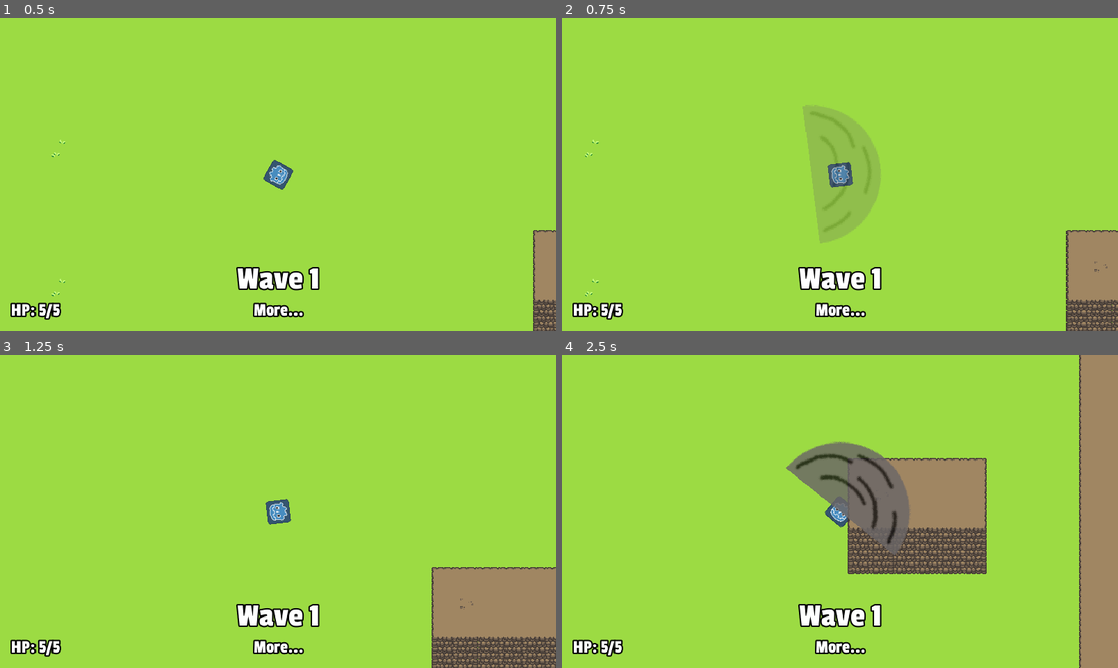
Above: before the commit, frames 1-4 (two rows, left to right).
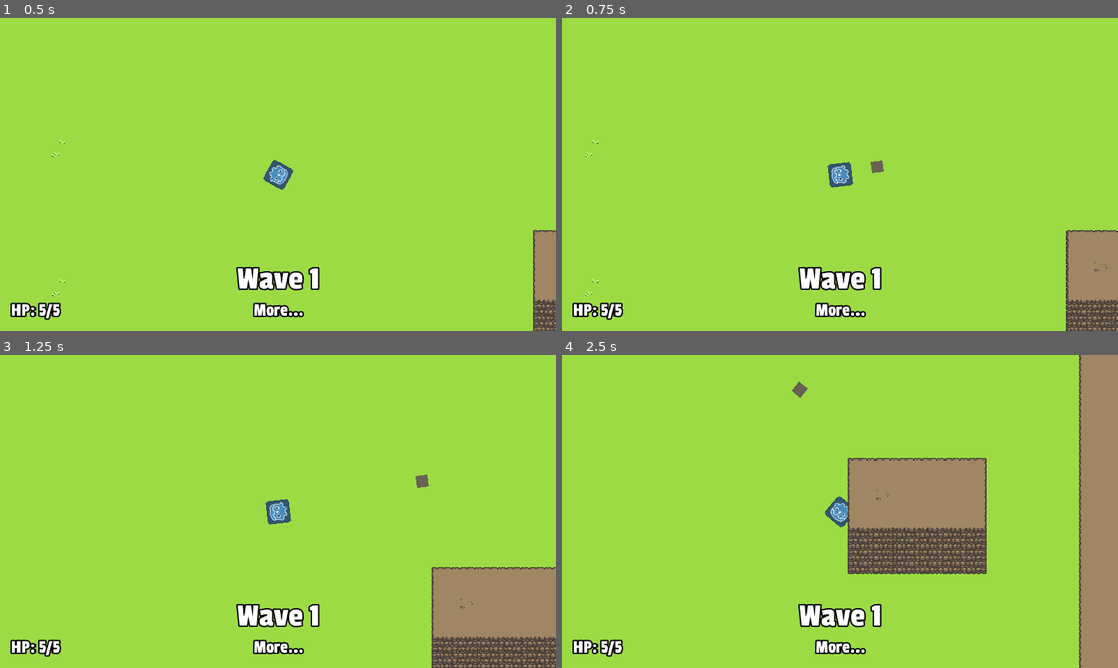
Above: after the commit, the same moments.

Repository: stuson/go-godot-4-game-jam
Game: Godot game, scene res://stages/Level.tscn
Same seed, same stepped clock (60 frames per second), same inputs: the game is played once before the commit and once after it.
Inputs (mouse positions are in pixels of both pictures, inside the frame that each line leads up to):
- Up to frame 1 (0.5 s): no input
- Up to frame 2 (0.75 s): tap Enter at 0.5 s; move the mouse to (962, 158) at 0.52 s; press the mouse at (962, 158) at 0.53 s; hold D (move_right) from 0.53 s (still down)
- Up to frame 3 (1.25 s): keep holding D (move_right)
- Up to frame 4 (2.5 s): move the mouse to (728, 527) at 1.27 s; release D (move_right) at 1.28 s; release the mouse at (728, 527) at 1.28 s; hold S (move_down) 1.28-2.03 s; click (728, 527) at 1.35 s; move the mouse to (895, 442) at 2.02 s; press the mouse at (895, 442) at 2.03 s; hold D (move_right) from 2.03 s (still down); tap Space (roll) at 2.1 s

Frame 1 is identical in both runs. In frame 2, 4.1% of the frame differs, in the area x 43-58%, y 27-72%; in frame 3, less than 0.1%; in frame 4, 4.3%, in the area x 40-63%, y 8-64%.

Commit message:
git commit

Diff:
--- a/characters/enemies/DeathExplosion.tscn
+++ b/characters/enemies/DeathExplosion.tscn
@@ -69,6 +69,7 @@
 script = ExtResource( 2 )
 
 [node name="Area2D" type="Area2D" parent="."]
+scale = Vector2( 1e-05, 1e-05 )
 collision_layer = 0
 collision_mask = 4
 
@@ -81,6 +82,7 @@
 
 [node name="Sprite" type="Sprite" parent="."]
 material = SubResource( 5 )
+scale = Vector2( 1e-05, 1e-05 )
 texture = ExtResource( 1 )
 
 [connection signal="animation_finished" from="AnimationPlayer" to="." method="_on_AnimationPlayer_animation_finished"]
--- a/stages/Level.tscn
+++ b/stages/Level.tscn
@@ -13,7 +13,7 @@
 [ext_resource path="res://stages/Camera2D.gd" type="Script" id=11]
 [ext_resource path="res://assets/HudFont_Large.tres" type="DynamicFont" id=13]
 [ext_resource path="res://stages/DeathMessage.gd" type="Script" id=14]
-[ext_resource path="res://characters/player/weapons/sword/Sword.tscn" type="PackedScene" id=16]
+[ext_resource path="res://characters/enemies/attacker_enemy/AttackerEnemy.tscn" type="PackedScene" id=15]
 
 [sub_resource type="ConvexPolygonShape2D" id=6]
 points = PoolVector2Array( 32, 32, 0, 32, 0, 0, 32, 0 )
@@ -924,7 +924,6 @@
 
 [node name="Player" parent="." groups=["Player"] instance=ExtResource( 4 )]
 position = Vector2( 517, 363 )
-StartingWeapon = ExtResource( 16 )
 
 [node name="SpawnManager" type="Node" parent="." groups=["SpawnManager"]]
 script = ExtResource( 1 )
@@ -943,12 +942,6 @@
 num_enemies = 3
 spawn_interval = 0.2
 
-[node name="Spawn2" type="Node" parent="SpawnManager/Waves/Wave1/Group1"]
-script = ExtResource( 10 )
-Enemy = ExtResource( 3 )
-num_enemies = 3
-spawn_interval = 1.0
-
 [node name="Wave2" type="Node" parent="SpawnManager/Waves"]
 script = ExtResource( 2 )
 
@@ -974,6 +967,12 @@
 script = ExtResource( 10 )
 Enemy = ExtResource( 8 )
 num_enemies = 10
+
+[node name="Spawn2" type="Node" parent="SpawnManager/Waves/Wave2/Group2"]
+script = ExtResource( 10 )
+Enemy = ExtResource( 15 )
+num_enemies = 3
+spawn_interval = 1.0
 
 [node name="SpawnTimer" type="Timer" parent="SpawnManager"]
 
